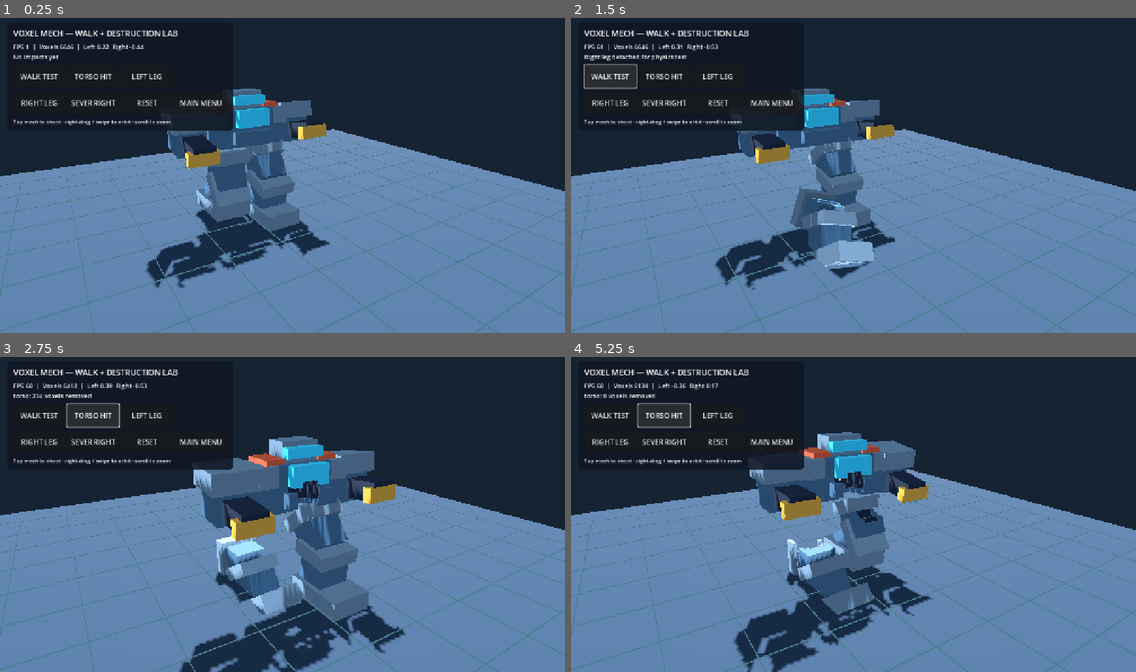
Above: before the commit, frames 1-4 (two rows, left to right).
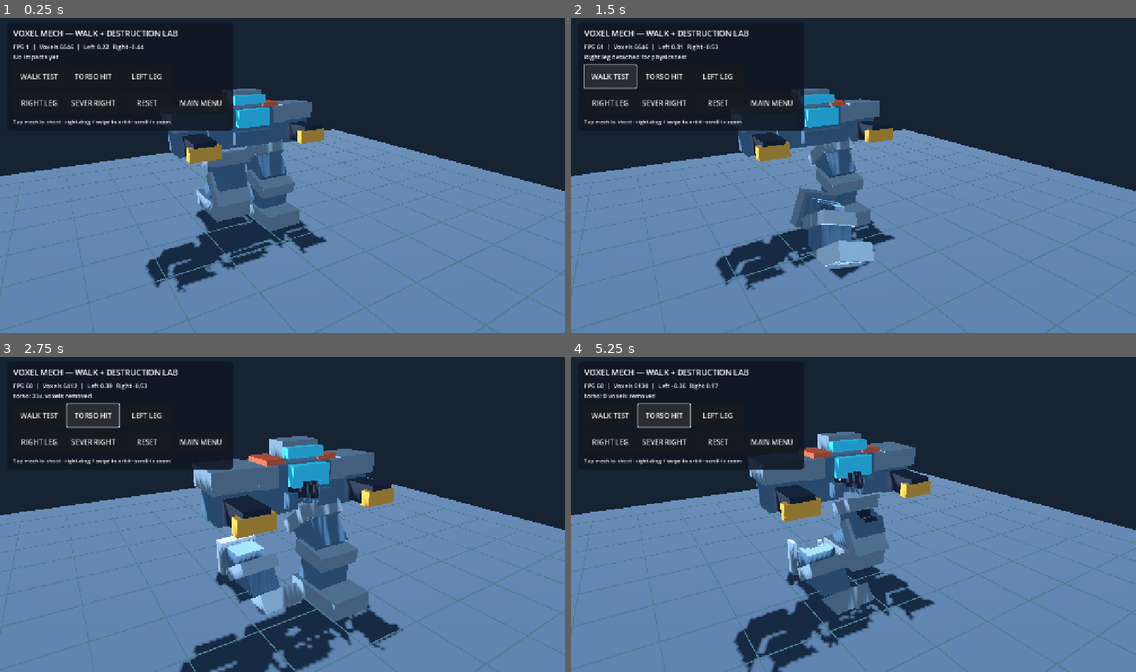
Above: after the commit, the same moments.

Repository: drag0nblad3/BtechMobile
Game: Godot game, scene res://scenes/voxel_mech_lab.tscn
The game is run twice, just before and just after one commit, with the same random seed, the same clock (stepped at 60 frames per second) and the same inputs. This scene is started directly instead of the project's main scene.
Inputs:
- Up to frame 1 (0.25 s): no input
- Up to frame 2 (1.5 s): click "SEVER RIGHT" at 0.5 s; click "WALK TEST" at 1.25 s
- Up to frame 3 (2.75 s): click "TORSO HIT" at 2 s
- Up to frame 4 (5.25 s): click "LEFT LEG" at 2.75 s; click "RIGHT LEG" at 3.5 s; click "WALK TEST" at 4.25 s; click "TORSO HIT" at 5 s

The runs differ from the first frame. In frame 1, 1.3% of the frame differs, in the area x 25-59%, y 22-88%; in frame 2, 0.8%; in frame 3, 1.2%; in frame 4, 1.1%.

Commit message:
Implement stabilized upper body and distinct humanoid/digitigrade pose solver

Diff:
--- a/src/view/units/voxel_mech.gd
+++ b/src/view/units/voxel_mech.gd
@@ -1,19 +1,24 @@
 class_name VoxelMech
 extends Node3D
-## Articulated biped using two-link gait IK and damageable voxel parts.
+## Damageable mech with selectable humanoid or three-link digitigrade gait.
 
 signal struck(part_name: String, removed: int, detached: bool)
 
-var parts: Dictionary = {}  # String -> VoxelPart
-var sockets: Dictionary = {}  # part name -> Node3D that detaches
-var hips: Array[Node3D] = []
-var knees: Array[Node3D] = []
-var ankles: Array[Node3D] = []
-var arms: Array[Node3D] = []
+var profile_id := "prototype"
+var upper_stability := 0.90  ## 1.0 = locked gun platform, 0.0 = full sway.
+var parts: Dictionary = {}
+var sockets: Dictionary = {}
+var hips: Array = []
+var knees: Array = []
+var hocks: Array = []
+var ankles: Array = []
+var arms: Array = []
 var walking := false
 var gait_phase := 0.0
 var travel_remaining := 0.0
 var _chassis: Node3D
+var _upper: Node3D
+var _profile: Dictionary = {}
 var debris: Array[RigidBody3D] = []
 
 
@@ -23,109 +28,43 @@
 
 
 func build() -> void:
+	_profile = VoxelChassis.find(profile_id)
 	_chassis = Node3D.new()
 	_chassis.name = "Frame"
 	add_child(_chassis)
-	var torso := VoxelPart.new()
-	torso.name = "Torso"
-	torso.position = Vector3(0, 1.87, 0)
-	_chassis.add_child(torso)
-	torso.armor_box(Vector3i(-8, -5, -4), Vector3i(7, 3, 4), 0, 1)
-	torso.fill_box(Vector3i(-4, 0, -6), Vector3i(3, 3, -5), 2) # visor
-	torso.fill_box(Vector3i(-2, -4, -6), Vector3i(1, -3, -5), 4)
-	torso.fill_box(Vector3i(-4, 4, -2), Vector3i(3, 7, 2), 4) # raised cockpit
-	torso.fill_box(Vector3i(-4, 5, -4), Vector3i(3, 6, -3), 2)
-	torso.fill_box(Vector3i(-5, -4, -6), Vector3i(4, -2, -5), 0) # chest plate
-	torso.fill_box(Vector3i(-10, 0, -4), Vector3i(-7, 3, 4), 4)
-	torso.fill_box(Vector3i(6, 0, -4), Vector3i(9, 3, 4), 4)
-	torso.fill_box(Vector3i(-8, 2, -3), Vector3i(-5, 4, 3), 5)
-	torso.fill_box(Vector3i(4, 2, -3), Vector3i(7, 4, 3), 5)
-	torso.seal()
-	parts["torso"] = torso
-	for side in 2:
-		build_leg(side)
-		build_arm(side)
-
-
-func build_leg(side: int) -> void:
-	var key := "left_leg" if side == 0 else "right_leg"
-	var x := -0.38 if side == 0 else 0.38
-	var hip := Node3D.new()
-	hip.name = key + "_hip"
-	hip.position = Vector3(x, 1.36, 0)
-	_chassis.add_child(hip)
-	hips.append(hip)
-	var thigh := VoxelPart.new()
-	thigh.name = key
-	hip.add_child(thigh)
-	thigh.armor_box(Vector3i(-3, -9, -3), Vector3i(3, -1, 3), 0, 1)
-	thigh.fill_box(Vector3i(-4, -3, -4), Vector3i(4, -1, 4), 4)
-	thigh.seal(-3)
-	parts[key] = thigh
-	sockets[key] = hip
-	var knee := Node3D.new()
-	knee.name = key + "_knee"
-	knee.position.y = -VoxelGait.THIGH
-	hip.add_child(knee)
-	knees.append(knee)
-	var shin := VoxelPart.new()
-	shin.name = key + "_shin"
-	knee.add_child(shin)
-	shin.armor_box(Vector3i(-3, -9, -3), Vector3i(3, -1, 3), 0, 1)
-	shin.fill_box(Vector3i(-4, -2, -4), Vector3i(4, 0, 4), 4)
-	shin.seal()
-	parts[key + "_shin"] = shin
-	sockets[key + "_shin"] = knee
-	var ankle := Node3D.new()
-	ankle.name = key + "_ankle"
-	ankle.position.y = -VoxelGait.SHIN
-	knee.add_child(ankle)
-	ankles.append(ankle)
-	var foot := VoxelPart.new()
-	foot.name = key + "_foot"
-	ankle.add_child(foot)
-	foot.armor_box(Vector3i(-4, -2, -9), Vector3i(4, 1, 4), 4, 1)
-	foot.seal()
-	parts[key + "_foot"] = foot
-
-
-func build_arm(side: int) -> void:
-	var key := "left_arm" if side == 0 else "right_arm"
-	var x := -1.03 if side == 0 else 1.03
-	var shoulder := Node3D.new()
-	shoulder.name = key + "_shoulder"
-	shoulder.position = Vector3(x, 2.04, 0)
-	_chassis.add_child(shoulder)
-	arms.append(shoulder)
-	var arm := VoxelPart.new()
-	arm.name = key
-	shoulder.add_child(arm)
-	arm.armor_box(Vector3i(-3, -8, -3), Vector3i(3, 1, 3), 0, 1)
-	arm.fill_box(Vector3i(-4, -2, -4), Vector3i(4, 1, 4), 4)
-	arm.fill_box(Vector3i(-2, -7, -11), Vector3i(2, -4, -4), 1)
-	arm.fill_box(Vector3i(-3, -7, -11), Vector3i(3, -5, -10), 3)
-	arm.seal(-2)
-	parts[key] = arm
-	sockets[key] = shoulder
-
-
-func _process(delta: float) -> void:
+	_upper = Node3D.new()
+	_upper.name = "UpperBody"
+	_upper.position.y = 1.87
+	_chassis.add_child(_upper)
+	var rig := VoxelMechRig.build(_chassis, _upper, _profile)
+	parts = rig["parts"]
+	sockets = rig["sockets"]
+	hips = rig["hips"]
+	knees = rig["knees"]
+	hocks = rig["hocks"]
+	ankles = rig["ankles"]
+	arms = rig["arms"]
+
+
+func is_digitigrade() -> bool:
+	return VoxelChassis.is_digitigrade(_profile)
+
+
+func gait_foot(phase: float) -> Vector2:
+	return VoxelDigitigradeGait.foot_target(phase) if is_digitigrade() \
+			else VoxelGait.foot_target(phase)
+
+
+func advance_gait(delta: float) -> void:
 	if not walking:
 		return
-	gait_phase = fposmod(gait_phase + delta / VoxelGait.CYCLE_SECONDS, 1.0)
-	for side in 2:
-		if hips[side].get_parent() != _chassis:
-			continue
-		var pose := VoxelGait.sample(gait_phase + 0.5 * side, hips[side].position.y)
-		hips[side].rotation.x = pose.x
-		if knees[side].get_parent() == hips[side]:
-			knees[side].rotation.x = pose.y
-			ankles[side].rotation.x = pose.z
-		if arms[side].get_parent() == _chassis:
-			arms[side].rotation.x = sin((gait_phase + side * 0.5) * TAU) * 0.16
+	var cycle := VoxelDigitigradeGait.CYCLE_SECONDS if is_digitigrade() else VoxelGait.CYCLE_SECONDS
+	gait_phase = fposmod(gait_phase + delta / cycle, 1.0)
+	_pose(gait_phase)
 	if travel_remaining > 0.0:
-		var distance := minf(travel_remaining,
-				VoxelGait.STRIDE / (VoxelGait.STANCE_FRACTION * VoxelGait.CYCLE_SECONDS) * delta)
+		var speed := VoxelDigitigradeGait.horizontal_speed() if is_digitigrade() \
+				else VoxelGait.STRIDE / (VoxelGait.STANCE_FRACTION * VoxelGait.CYCLE_SECONDS)
+		var distance := minf(travel_remaining, speed * delta)
 		position.z -= distance
 		travel_remaining -= distance
 		if travel_remaining <= 0.0:
@@ -133,6 +72,47 @@
 			stand()
 
 
+func _process(delta: float) -> void:
+	advance_gait(delta)
+
+
+func _pose(phase: float) -> void:
+	for side in 2:
+		var hip: Node3D = hips[side]
+		if hip.get_parent() != _chassis:
+			continue
+		var p := phase + 0.5 * side
+		var knee: Node3D = knees[side]
+		var ankle: Node3D = ankles[side]
+		if is_digitigrade():
+			var angles := VoxelDigitigradeGait.sample(p, hip.position.y)
+			hip.rotation.x = angles.x
+			if knee.get_parent() == hip:
+				knee.rotation.x = angles.y
+				var hock: Node3D = hocks[side]
+				if hock.get_parent() == knee:
+					hock.rotation.x = angles.z
+					ankle.rotation.x = angles.w
+		else:
+			var angles := VoxelGait.sample(p, hip.position.y)
+			hip.rotation.x = angles.x
+			if knee.get_parent() == hip:
+				knee.rotation.x = angles.y
+				ankle.rotation.x = angles.z
+		var shoulder: Node3D = arms[side]
+		if shoulder.get_parent() == _upper:
+			var amplitude := 0.018 if is_digitigrade() else 0.040
+			shoulder.rotation.x = sin(p * TAU) * amplitude
+	_stabilize_upper(phase)
+
+
+func _stabilize_upper(phase: float) -> void:
+	var motion := 1.0 - clampf(upper_stability, 0.0, 1.0)
+	_upper.rotation.x = sin(phase * TAU) * 0.060 * motion
+	_upper.rotation.z = sin(phase * TAU) * 0.045 * motion
+	_upper.position.y = 1.87 + (1.0 - cos(phase * TAU * 2.0)) * 0.025 * motion
+
+
 func start_walk(distance: float = 3.0) -> void:
 	position = Vector3(0, 0, 1.7)
 	gait_phase = 0.0
@@ -142,13 +122,30 @@
 
 func stand() -> void:
 	for side in 2:
-		if hips[side].get_parent() == _chassis:
-			hips[side].rotation.x = 0.25
-			if knees[side].get_parent() == hips[side]:
-				knees[side].rotation.x = -0.5
+		var hip: Node3D = hips[side]
+		if hip.get_parent() != _chassis:
+			continue
+		if is_digitigrade():
+			var angles := VoxelDigitigradeGait.sample(0.29, hip.position.y)
+			hip.rotation.x = angles.x
+			var knee: Node3D = knees[side]
+			if knee.get_parent() == hip:
+				knee.rotation.x = angles.y
+				var hock: Node3D = hocks[side]
+				if hock.get_parent() == knee:
+					hock.rotation.x = angles.z
+					ankles[side].rotation.x = angles.w
+		else:
+			hip.rotation.x = 0.25
+			var knee: Node3D = knees[side]
+			if knee.get_parent() == hip:
+				knee.rotation.x = -0.5
 				ankles[side].rotation.x = 0.25
-		if arms[side].get_parent() == _chassis:
-			arms[side].rotation.x = 0.0
+		var shoulder: Node3D = arms[side]
+		if shoulder.get_parent() == _upper:
+			shoulder.rotation.x = 0.0
+	_upper.rotation = Vector3.ZERO
+	_upper.position.y = 1.87
 
 
 func shoot(origin: Vector3, direction: Vector3, radius: float = 0.23) -> Dictionary:
@@ -186,7 +183,8 @@
 	if not sockets.has(key):
 		return
 	var root: Node3D = sockets[key]
-	if root.get_parent() != _chassis and not hips.has(root.get_parent()):
+	if root.get_parent() != _chassis and root.get_parent() != _upper \
+			and not hips.has(root.get_parent()) and not knees.has(root.get_parent()):
 		return
 	var old_transform := root.global_transform
 	root.get_parent().remove_child(root)
@@ -196,12 +194,12 @@
 	body.global_transform = old_transform
 	body.add_child(root)
 	root.transform = Transform3D.IDENTITY
-	var shape := CollisionShape3D.new()
+	var collision := CollisionShape3D.new()
 	var box := BoxShape3D.new()
 	box.size = Vector3(0.60, 0.80, 0.65)
-	shape.shape = box
-	shape.position.y = -0.25
-	body.add_child(shape)
+	collision.shape = box
+	collision.position.y = -0.25
+	body.add_child(collision)
 	debris.append(body)
 	body.linear_velocity = Vector3(0.5 if key.begins_with("left") else -0.5, 0.3, -0.4)
 	body.angular_velocity = Vector3(0.4, 0.5, 1.2)
